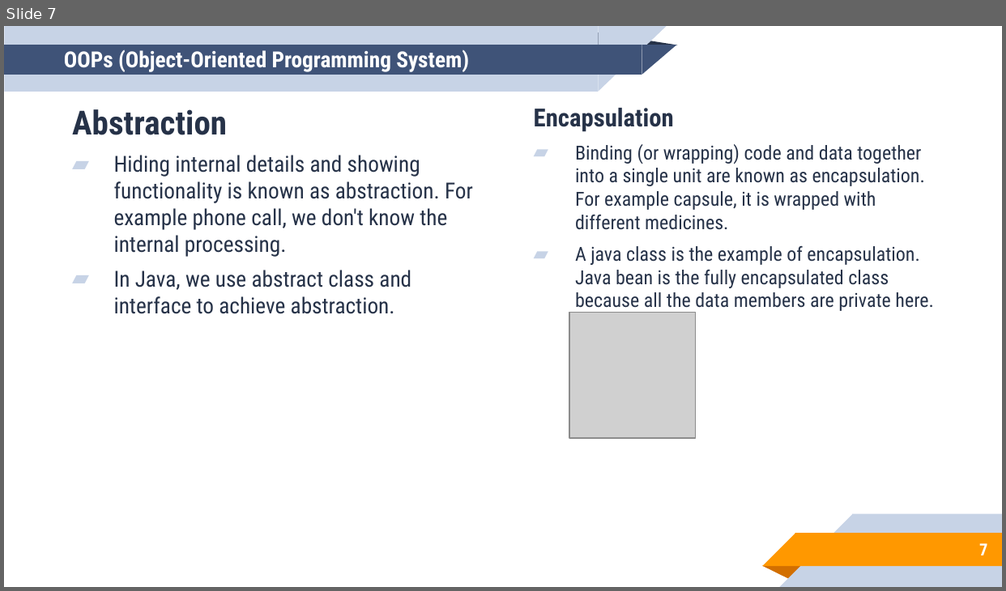
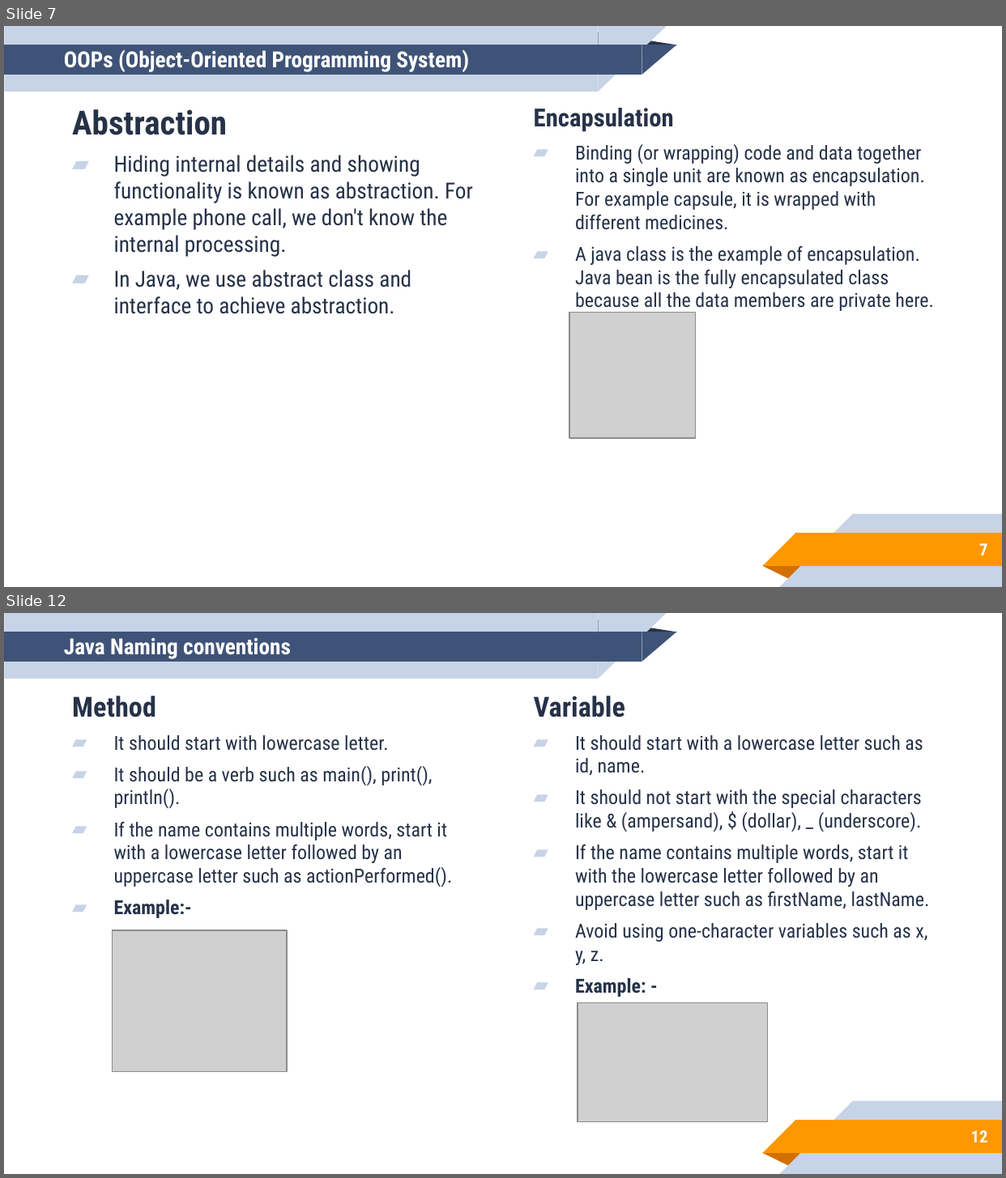
Before and after one commit to aronipurwanto/materi-xa, a slide deck: java/java-logic/Slide-Java-Logic-05.pptx. Shown one above the other, each under a label of ours: slide 7 before the commit, slides 7 and 12 after it; the slides between them are not shown. The pictures are 1006x591 and 1006x1178 pixels, drawn with LibreOffice and Linux fonts; fonts in the diff are those of the drawing; grey boxes stand for pictures. Boxes give left, top, right and bottom in pixels: in the first picture for what was removed or moved away, otherwise in the second. Text is boxed around its words. In the diff, an @@ line names an element or a change of style, - is before the commit and + after.

```diff
--- a/java/java-logic/Slide-Java-Logic-05.pptx
+++ b/java/java-logic/Slide-Java-Logic-05.pptx
@@ slide 12 added at (4, 613, 1002, 1174), background #FFFFFF; not listed: 10 template elements that a slide beside it also shows @@
@@ title added at (64, 638, 291, 659), 16 pt, text #FFFFFF, bold @@
+Java Naming conventions
@@ text added at (72, 696, 452, 918), 14 pt, text #263248 @@
+Method
+▰ It should start with lowercase letter.
+▰ It should be a verb such as main(), print(), println().
+▰ If the name contains multiple words, start it with a lowercase letter followed by an uppercase letter such as actionPerformed().
+▰ Example:-
@@ text added at (534, 696, 930, 997), 14 pt, text #263248 @@
+Variable
+▰ It should start with a lowercase letter such as id, name.
+▰ It should not start with the special characters like & (ampersand), $ (dollar), _ (underscore).
+▰ If the name contains multiple words, start it with the lowercase letter followed by an uppercase letter such as firstName, lastName.
+▰ Avoid using one-character variables such as x, y, z.
+▰ Example: -
@@ picture added at (112, 931, 287, 1072) @@
@@ picture added at (577, 1003, 767, 1122) @@
@@ page number added at (971, 1131, 988, 1143), 12 pt, text #FFFFFF, bold @@
+12
```
Also in this commit, not shown: 12 slides changed, 12 other slides added, 12 other files.
